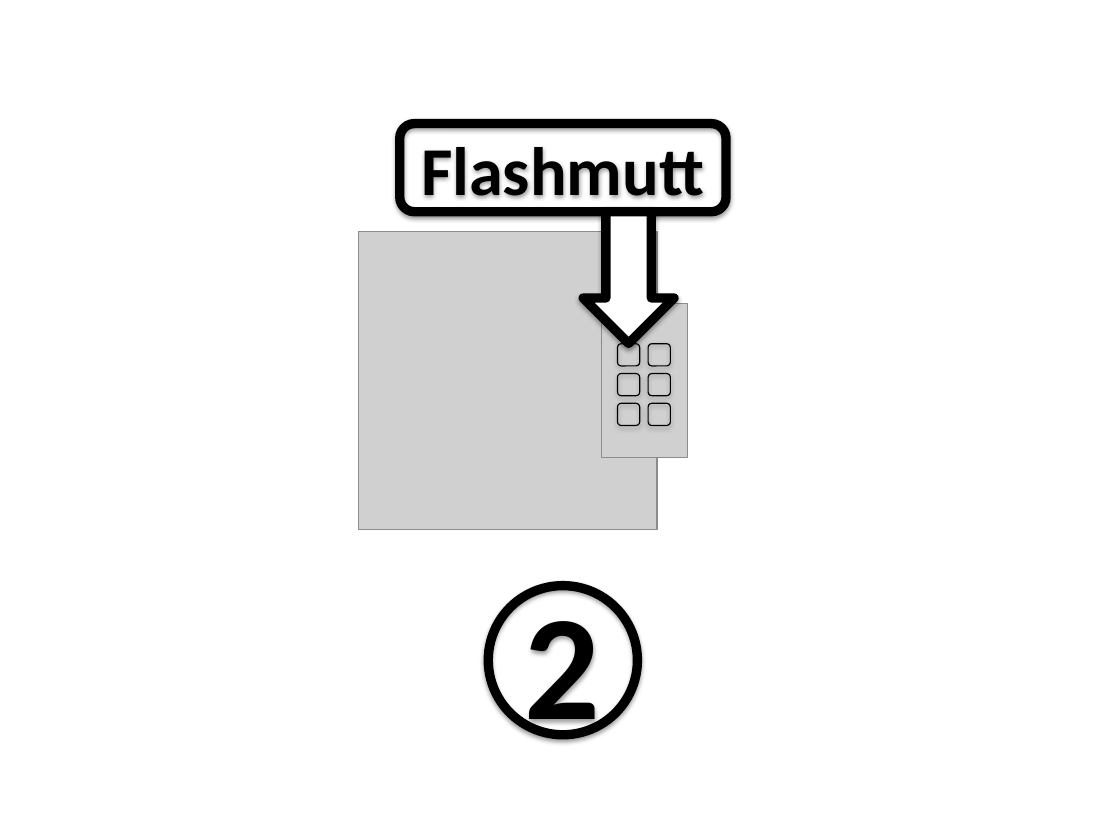
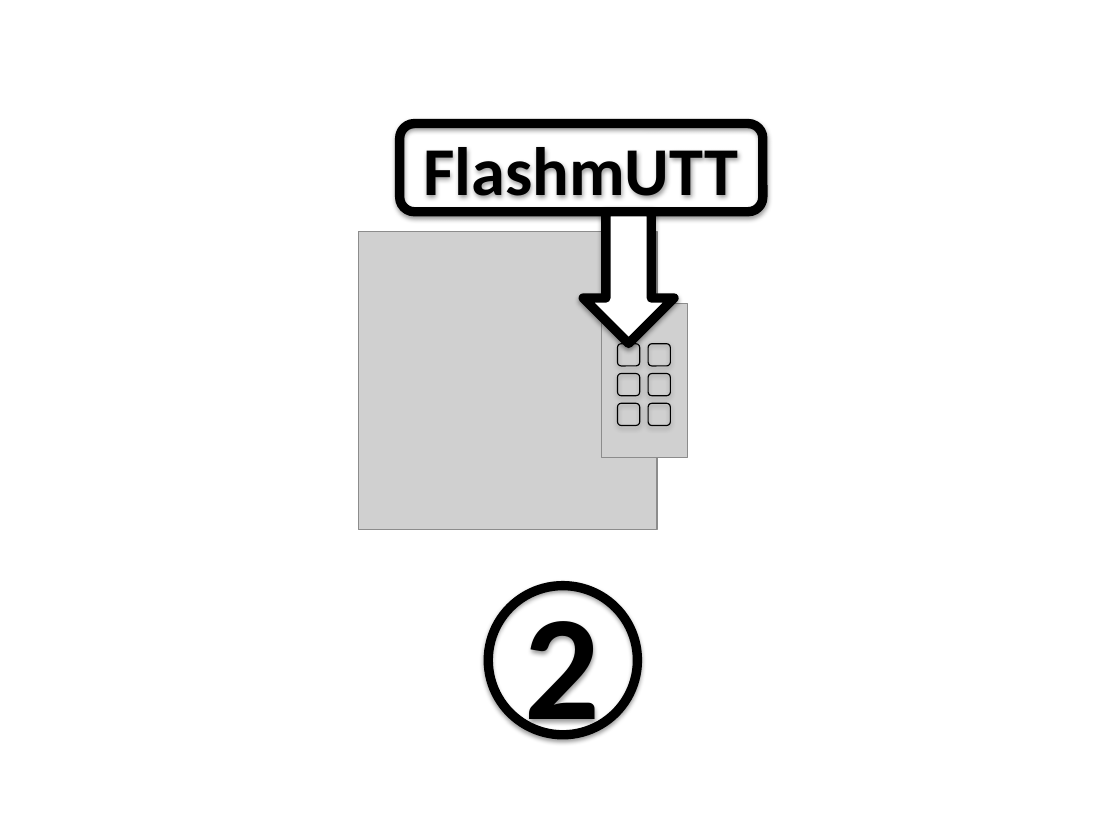
Before and after one commit to Anicky/FlashmUTT, a slide deck: slide 3 of Diagrammes/Scenarios - Schemas.pptx. Drawn at 1120x840 pixels with LibreOffice and Linux fonts; fonts in the diff are those of the drawing; grey boxes stand for pictures. Boxes give left, top, right and bottom in pixels: in the first picture for what was removed or moved away, otherwise in the second. Text is boxed around its words. In the diff, an @@ line names an element or a change of style, - is before the commit and + after.

```diff
--- a/Diagrammes/Scenarios - Schemas.pptx
+++ b/Diagrammes/Scenarios - Schemas.pptx
@@ rounded rectangle "FlashmUTT" resized from (x1=400, y1=123, x2=726, y2=212) to (x1=400, y1=123, x2=763, y2=212) @@
@@ text in rounded rectangle at (x1=424, y1=147, x2=739, y2=211): text changed @@
-Flashmutt
+FlashmUTT
```
Also in this commit, not shown: 1 other slide changed, 4 slides added, 3 slides removed, 15 other files.
